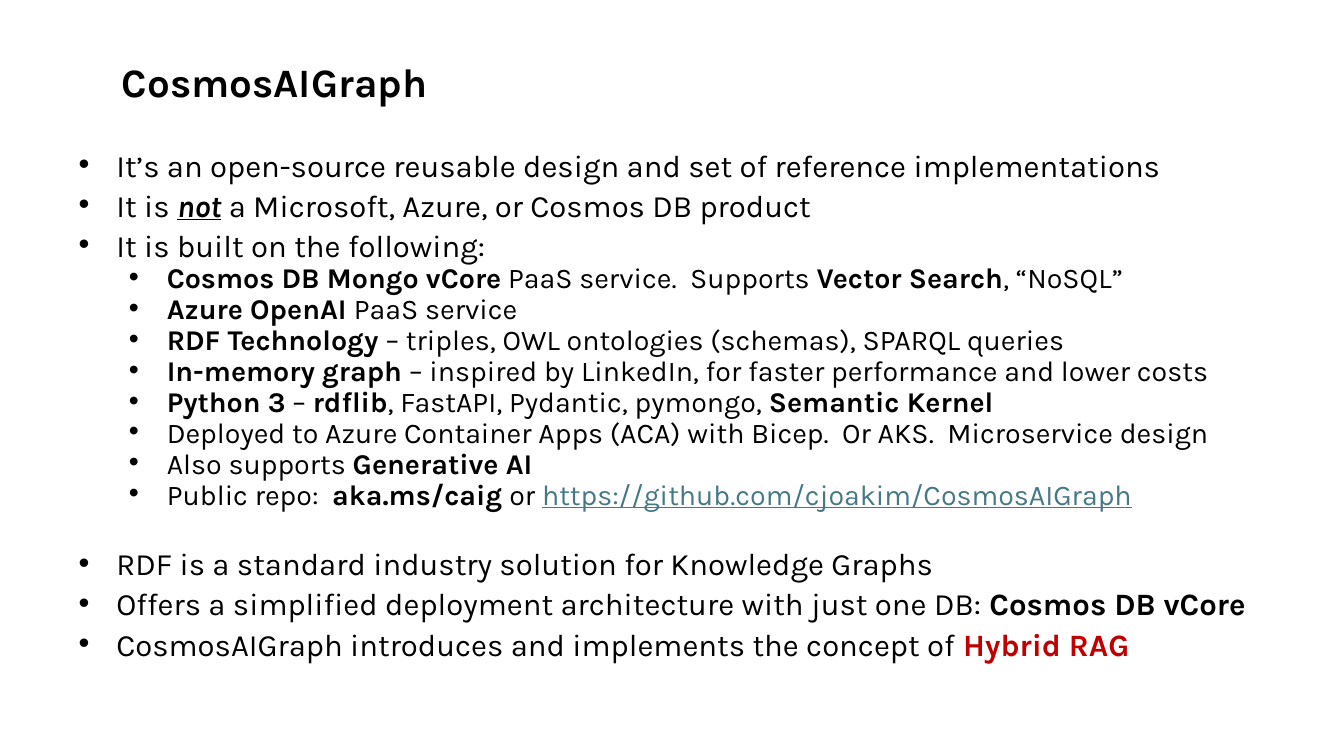
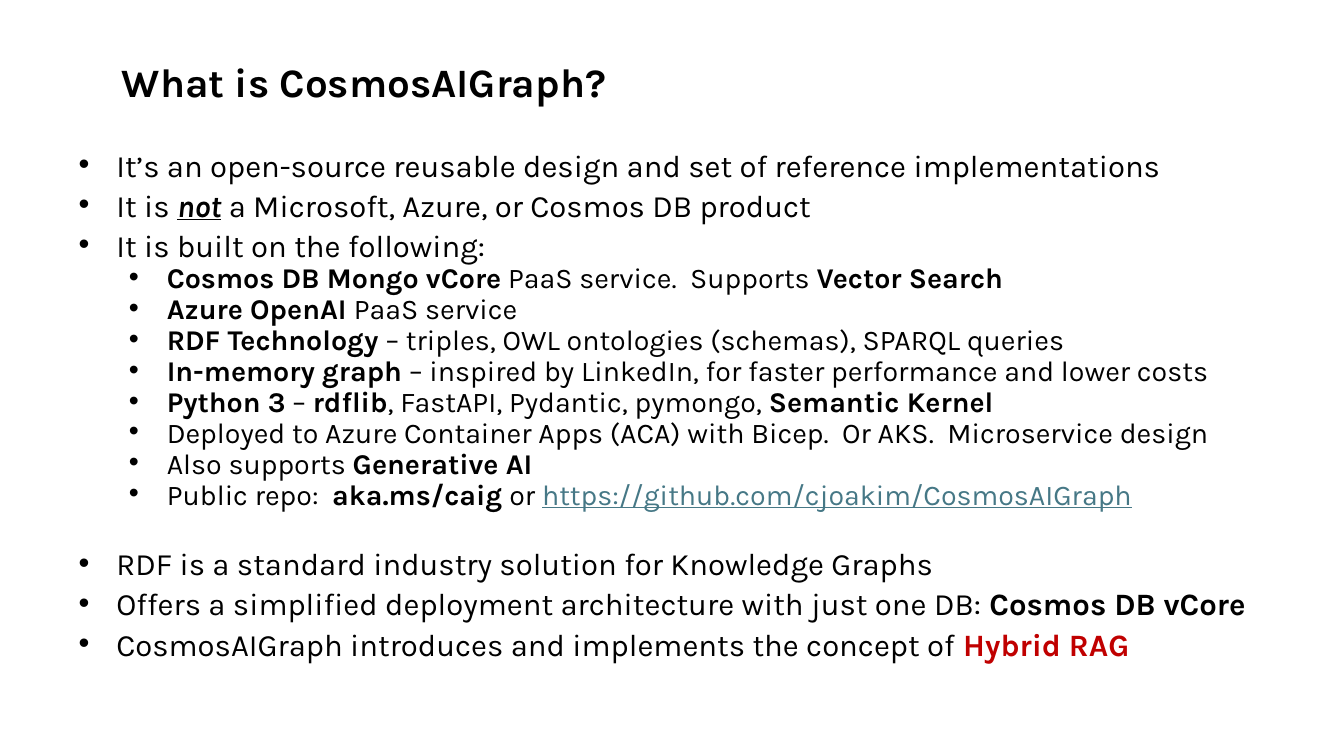
Before and after one commit to cjoakim/CosmosAIGraph, a slide deck: slide 3 of presentations/CosmosAIGraph-v2.pptx. Drawn at 1344x756 pixels with LibreOffice and Linux fonts; fonts in the diff are those of the drawing. Boxes give left, top, right and bottom in pixels: in the first picture for what was removed or moved away, otherwise in the second. Text is boxed around its words. In the diff, an @@ line names an element or a change of style, - is before the commit and + after.

Commit message:
updated presentations/CosmosAIGraph-v2 pptx and pdf

```diff
--- a/presentations/CosmosAIGraph-v2.pptx
+++ b/presentations/CosmosAIGraph-v2.pptx
@@ title at (x1=122, y1=68, x2=606, y2=107): text changed @@
-CosmosAIGraph
+What is CosmosAIGraph?
@@ subtitle at (x1=167, y1=262, x2=1003, y2=295): text changed @@
-  • Cosmos DB Mongo vCore PaaS service. Supports Vector Search, “NoSQL”
+  • Cosmos DB Mongo vCore PaaS service. Supports Vector Search
```
Also in this commit, not shown: 2 other slides changed, 1 other file.
